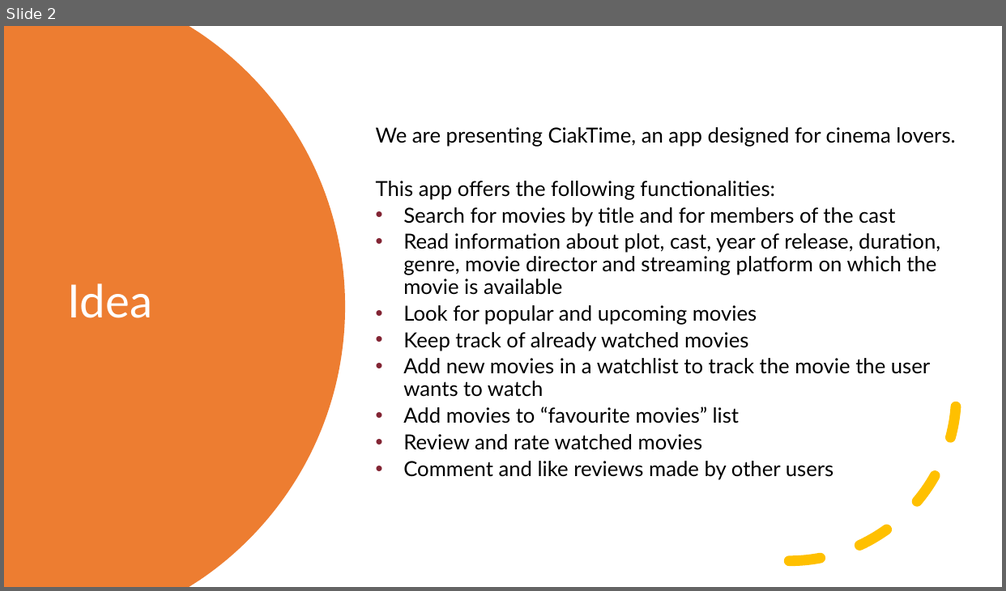
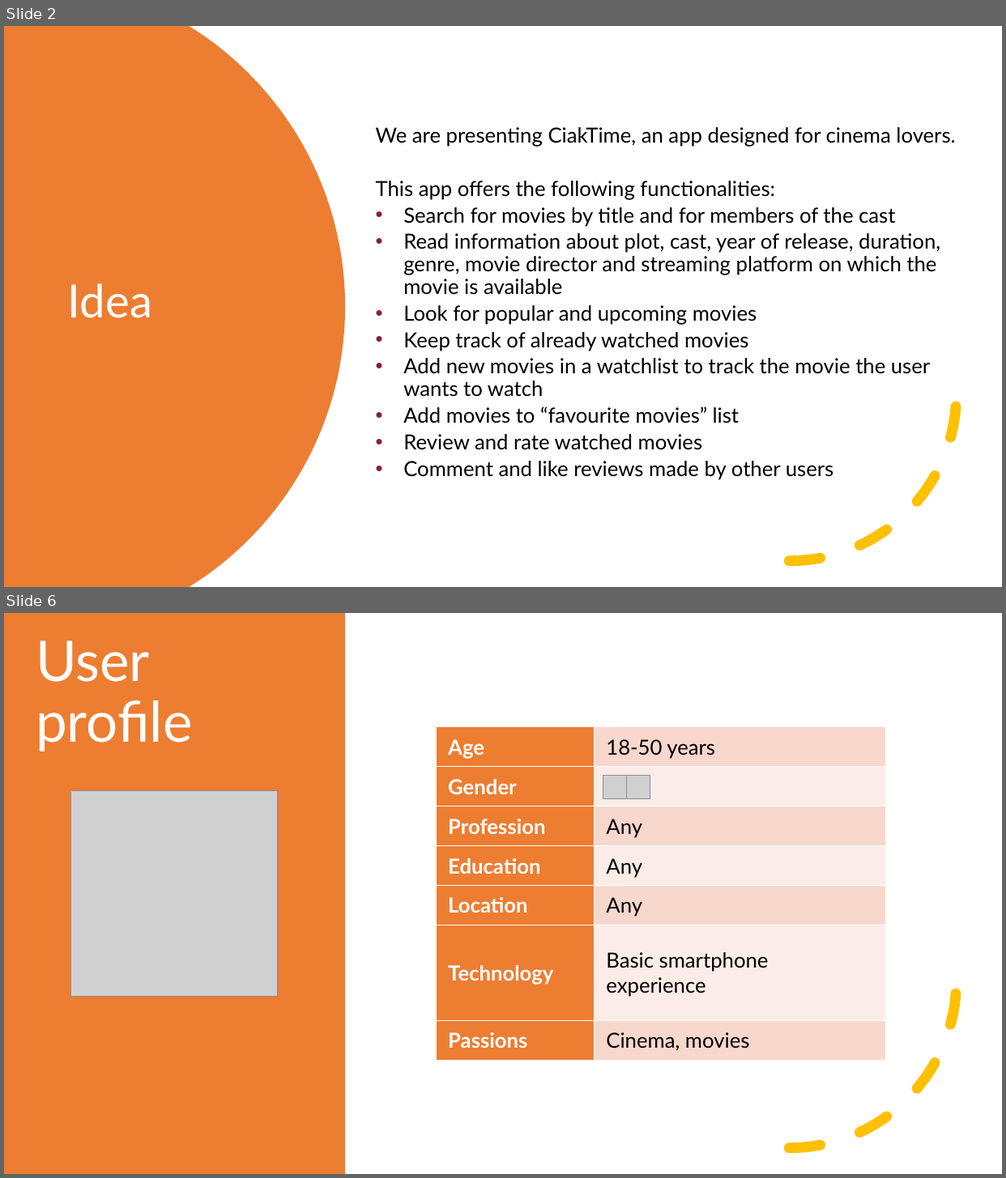
Before and after one commit to mauroficorella/Human-Computer-Interaction, a slide deck: Documentazione/Presentazione HCI.pptx. Shown one above the other, each under a label of ours: slide 2 before the commit, slides 2 and 6 after it; the slides between them are not shown. The pictures are 1006x591 and 1006x1178 pixels, drawn with LibreOffice and Linux fonts; fonts in the diff are those of the drawing; grey boxes stand for pictures. Boxes give left, top, right and bottom in pixels: in the first picture for what was removed or moved away, otherwise in the second. Text is boxed around its words. In the diff, an @@ line names an element or a change of style, - is before the commit and + after.

```diff
--- a/Documentazione/Presentazione HCI.pptx
+++ b/Documentazione/Presentazione HCI.pptx
@@ slide 6 added at <box>4,613,1002,1174</box>, background #FFFFFF @@
@@ rectangle added at <box>4,613,345,1174</box>, fill #ED7D31 @@
@@ title added at <box>36,641,193,752</box>, 54 pt, text #FFFFFF @@
+User profile
@@ table added at <box>436,726,886,1060</box>, 7 rows, 2 columns @@
+Age | 18-50 years
+Gender | 
+Profession | Any
+Education | Any
+Location | Any
+Technology | Basic smartphone experience
+Passions | Cinema, movies
@@ picture added at <box>603,776,626,798</box> @@
@@ picture added at <box>626,776,650,798</box> @@
@@ picture added at <box>70,790,277,997</box> @@
@@ arc (boxed as its full ellipse) added at <box>622,815,957,1149</box>, outline #FFC000 10 pt dashed @@
```
Also in this commit, not shown: 3 slides changed, 15 other slides added, 3 other files.
